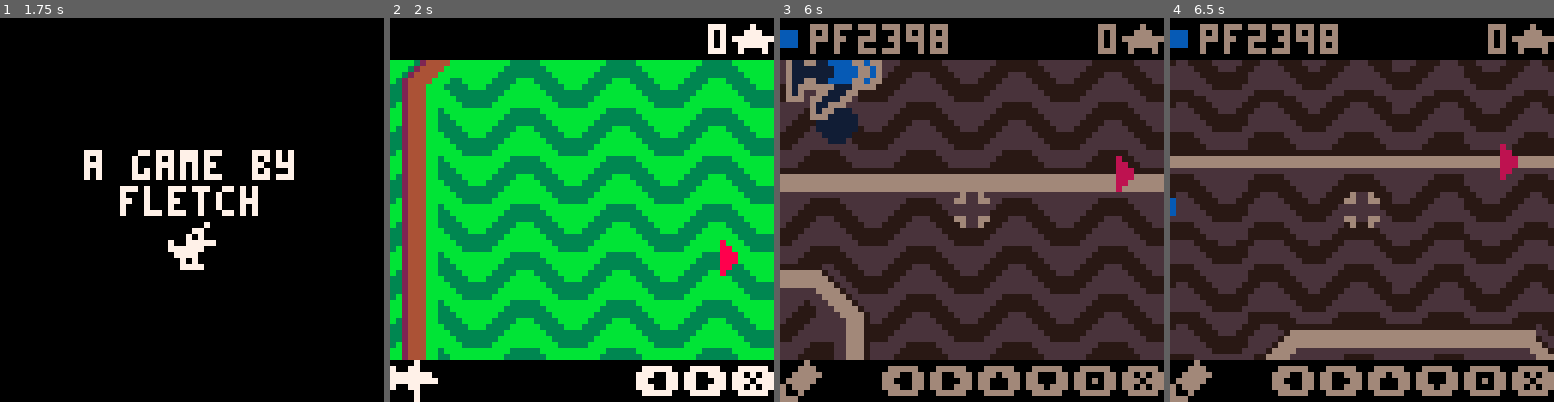
Above: before the commit, frames 1-4 (left to right).
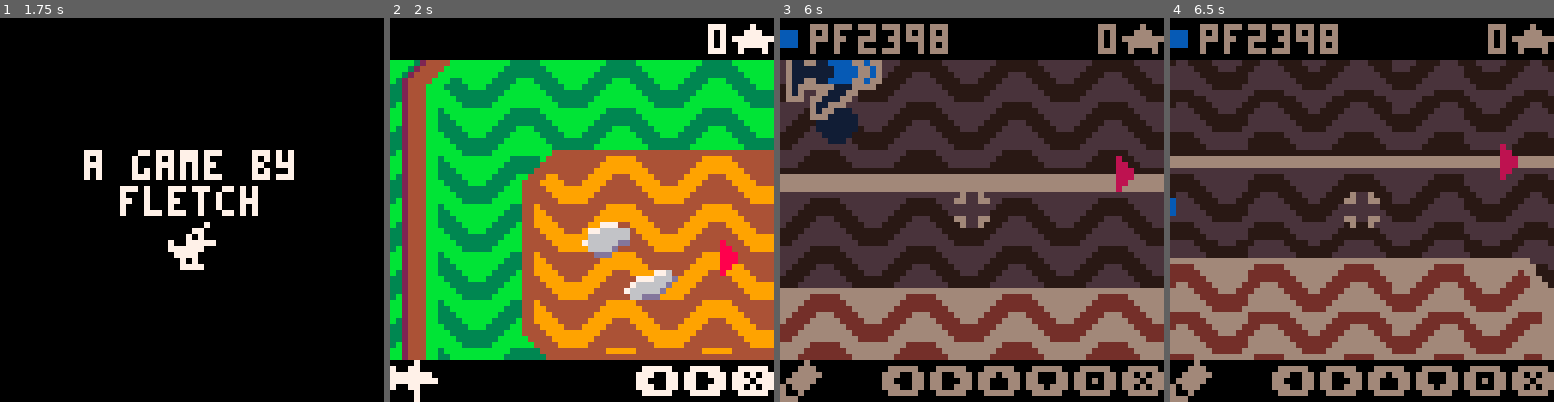
Above: after the commit, the same moments.

Repository: fletchmakes/oops-airlines
Game: PICO-8 cartridge oops-airlines.p8
The game is run twice, just before and just after one commit, with the same random seed, the same clock (stepped at 60 frames per second) and the same inputs.
Inputs:
- Up to frame 1 (1.75 s): tap X (X key) at 0.33, 1.07 s; tap O (Z key) at 0.7, 1.7 s; hold Right from 1.6 s (still down)
- Up to frame 2 (2 s): keep holding Right; tap X (X key) at 1.85 s
- Up to frame 3 (6 s): release Right at 2.1 s; tap O (Z key) every 0.4 s from 2.1 to 5.7 s; hold Up 2.15-2.42 s; hold Right 2.47-3.03 s; tap X (X key) at 2.97, 4.08, 5.2 s; hold Left 3.08-3.58 s; hold Down 3.63-3.97 s; hold Right 4.02-4.68 s; hold Up 4.73-5.03 s; hold Left 5.08-5.68 s; hold Down from 5.73 s (still down)
- Up to frame 4 (6.5 s): release Down at 6.03 s; hold Right from 6.08 s (still down); tap O (Z key) at 6.1 s; tap X (X key) at 6.32 s

Frame 1 is identical in both runs. In frame 2, 35% of the frame differs, in the area x 34-100%, y 34-90%; in frame 3, 19%; in frame 4, 24%.

Commit message:
farm fields

Diff:
--- a/oops-airlines.p8
+++ b/oops-airlines.p8
@@ -1003,8 +1003,8 @@
 	return function()
 		local frame = 30 * seconds
 		while frame > 0 do
+			frame -= 1
 			yield()
-			frame -= 1
 		end
 	end
 end
@@ -1282,12 +1282,12 @@
 4849484948494849484948494849484948494849484948496667686968696869000000000000000000000000000000000000000000000000000000000000000000000000000000000000000000000000000000000000000000000000000000000000000000000000000000000000000000000000000000000000000000000000
 383938391617181918191819181918191a1b3839383938393839383938394849000000000000000000000000000000000000000000000000000000000000000000000000000000000000000000000000000000000000000000000000000000000000000000000000000000000000000000000000000000000000000000000000
 484948492627282928292829282928292a2b4849484948494849484948493839000000000000000000000000000000000000000000000000000000000000000000000000000000000000000000000000000000000000000000000000000000000000000000000000000000000000000000000000000000000000000000000000
-383938393637383938393839383938393a3b3839383938393839383938394849000000000000000000000000000000000000000000000000000000000000000000000000000000000000000000000000000000000000000000000000000000000000000000000000000000000000000000000000000000000000000000000000
-484948494647484948494849484948494a4b4849484948494849484948493839000000000000000000000000000000000000000000000000000000000000000000000000000000000000000000000000000000000000000000000000000000000000000000000000000000000000000000000000000000000000000000000000
-383938393637383938393839383938393a3b3839383938393839383938394849000000000000000000000000000000000000000000000000000000000000000000000000000000000000000000000000000000000000000000000000000000000000000000000000000000000000000000000000000000000000000000000000
-484948494647484948494849484948494a4b4849484948494849484948494849000000000000000000000000000000000000000000000000000000000000000000000000000000000000000000000000000000000000000000000000000000000000000000000000000000000000000000000000000000000000000000000000
-383938393637383938393839383938393a3b3839383938393839383938393839000000000000000000000000000000000000000000000000000000000000000000000000000000000000000000000000000000000000000000000000000000000000000000000000000000000000000000000000000000000000000000000000
-484948494647484948494849484948494a4b4849484948493839383938393839000000000000000000000000000000000000000000000000000000000000000000000000000000000000000000000000000000000000000000000000000000000000000000000000000000000000000000000000000000000000000000000000
+38393839363776777879787978797a7b3a3b3839383938393839383938394849000000000000000000000000000000000000000000000000000000000000000000000000000000000000000000000000000000000000000000000000000000000000000000000000000000000000000000000000000000000000000000000000
+48494849464786878889888988898a8b4a4b4849484948494849484948493839000000000000000000000000000000000000000000000000000000000000000000000000000000000000000000000000000000000000000000000000000000000000000000000000000000000000000000000000000000000000000000000000
+383938393637969798997c7d7c7d9a9b3a3b3839383938393839383938394849000000000000000000000000000000000000000000000000000000000000000000000000000000000000000000000000000000000000000000000000000000000000000000000000000000000000000000000000000000000000000000000000
+484948494647a6a7a8a98c8d8c8daaab4a4b4849484948494849484948494849000000000000000000000000000000000000000000000000000000000000000000000000000000000000000000000000000000000000000000000000000000000000000000000000000000000000000000000000000000000000000000000000
+383938393637b6b7b8b9b8b9b8b9babb3a3b3839383938393839383938393839000000000000000000000000000000000000000000000000000000000000000000000000000000000000000000000000000000000000000000000000000000000000000000000000000000000000000000000000000000000000000000000000
+484948494647c6c7c8c9c8c9c8c9cacb4a4b4849484948493839383938393839000000000000000000000000000000000000000000000000000000000000000000000000000000000000000000000000000000000000000000000000000000000000000000000000000000000000000000000000000000000000000000000000
 383938395657585958595859585958595a5b3839383938394849484948494849000000000000000000000000000000000000000000000000000000000000000000000000000000000000000000000000000000000000000000000000000000000000000000000000000000000000000000000000000000000000000000000000
 484948496667686968696869686968696a6b4849484916171819181918191819000000000000000000000000000000000000000000000000000000000000000000000000000000000000000000000000000000000000000000000000000000000000000000000000000000000000000000000000000000000000000000000000
 3839383938393839383938393839383938393839383926272829282928292829000000000000000000000000000000000000000000000000000000000000000000000000000000000000000000000000000000000000000000000000000000000000000000000000000000000000000000000000000000000000000000000000
@@ -1297,26 +1297,26 @@
 3839383938393839383938393839383938393839383936374c4d4e4f48494849000000000000000000000000000000000000000000000000000000000000000000000000000000000000000000000000000000000000000000000000000000000000000000000000000000000000000000000000000000000000000000000000
 1819181918191819181918191819181918191a1b484946473839484938393839000000000000000000000000000000000000000000000000000000000000000000000000000000000000000000000000000000000000000000000000000000000000000000000000000000000000000000000000000000000000000000000000
 2829282928292829282928292829282928292a2b383956575859585948494849000000000000000000000000000000000000000000000000000000000000000000000000000000000000000000000000000000000000000000000000000000000000000000000000000000000000000000000000000000000000000000000000
-181918191a1b4849484948494849484948493a3b484966676869686968696869000000000000000000000000000000000000000000000000000000000000000000000000000000000000000000000000000000000000000000000000000000000000000000000000000000000000000000000000000000000000000000000000
-282928292a2b3839383938393839383938394a4b383938393839383938394849000000000000000000000000000000000000000000000000000000000000000000000000000000000000000000000000000000000000000000000000000000000000000000000000000000000000000000000000000000000000000000000000
-484948493a3b484948491617181918191a1b3a3b484948494849484948494849000000000000000000000000000000000000000000000000000000000000000000000000000000000000000000000000000000000000000000000000000000000000000000000000000000000000000000000000000000000000000000000000
-383938394a4b383938392627282928292a2b4a4b383938393839383938393839000000000000000000000000000000000000000000000000000000000000000000000000000000000000000000000000000000000000000000000000000000000000000000000000000000000000000000000000000000000000000000000000
-484948493a3b484948493637484948493a3b3a3b484948494849484948494849000000000000000000000000000000000000000000000000000000000000000000000000000000000000000000000000000000000000000000000000000000000000000000000000000000000000000000000000000000000000000000000000
-383938394a4b383938394647383938394a4b4a4b383938393839383938393839000000000000000000000000000000000000000000000000000000000000000000000000000000000000000000000000000000000000000000000000000000000000000000000000000000000000000000000000000000000000000000000000
-484948493a3b484948493637484948493a3b3a3b484948494849484948494849000000000000000000000000000000000000000000000000000000000000000000000000000000000000000000000000000000000000000000000000000000000000000000000000000000000000000000000000000000000000000000000000
-383938394a4b383938394647383938394a4b4a4b383938393839383938393839000000000000000000000000000000000000000000000000000000000000000000000000000000000000000000000000000000000000000000000000000000000000000000000000000000000000000000000000000000000000000000000000
-484948493a3b484948495657585958595a5b3a3b484948494849484948494849000000000000000000000000000000000000000000000000000000000000000000000000000000000000000000000000000000000000000000000000000000000000000000000000000000000000000000000000000000000000000000000000
-383938393a3b383938396667686968696a6b3a3b383938393839383938393839000000000000000000000000000000000000000000000000000000000000000000000000000000000000000000000000000000000000000000000000000000000000000000000000000000000000000000000000000000000000000000000000
-484948494a4b4849484948494849484948494a4b484948494849484948494849000000000000000000000000000000000000000000000000000000000000000000000000000000000000000000000000000000000000000000000000000000000000000000000000000000000000000000000000000000000000000000000000
-…(12 lines of a section not shown)…
+767778797879787978797879787978797a7b3a3b484966676869686968696869000000000000000000000000000000000000000000000000000000000000000000000000000000000000000000000000000000000000000000000000000000000000000000000000000000000000000000000000000000000000000000000000
+868788898889888988898889888988898a8b4a4b383938393839383938394849000000000000000000000000000000000000000000000000000000000000000000000000000000000000000000000000000000000000000000000000000000000000000000000000000000000000000000000000000000000000000000000000
+969798997c7d7c7d7c7d7c7d7c7d7c7d9a9b3a3b484948494849484948494849000000000000000000000000000000000000000000000000000000000000000000000000000000000000000000000000000000000000000000000000000000000000000000000000000000000000000000000000000000000000000000000000
+a6a7a8a98c8d8c8d8c8d8c8d98998c8daaab4a4b383938393839383938393839000000000000000000000000000000000000000000000000000000000000000000000000000000000000000000000000000000000000000000000000000000000000000000000000000000000000000000000000000000000000000000000000
+96977c7d7c7d7c7d7c7d7c8da8a97c7d9a9b3a3b484948494849484948494849000000000000000000000000000000000000000000000000000000000000000000000000000000000000000000000000000000000000000000000000000000000000000000000000000000000000000000000000000000000000000000000000
+a6a78c8d8c8d98998c8d8c8d8c8d8c8daaab4a4b383938393839383938393839000000000000000000000000000000000000000000000000000000000000000000000000000000000000000000000000000000000000000000000000000000000000000000000000000000000000000000000000000000000000000000000000
+96977c7d7c7da8a97c7d7c7d7c7d7c7d9a9b3a3b484948494849484948494849000000000000000000000000000000000000000000000000000000000000000000000000000000000000000000000000000000000000000000000000000000000000000000000000000000000000000000000000000000000000000000000000
+a6a78c8d8c8d8c8d8c8d8c8d8c8d8c8daaab4a4b383938393839383938393839000000000000000000000000000000000000000000000000000000000000000000000000000000000000000000000000000000000000000000000000000000000000000000000000000000000000000000000000000000000000000000000000
+96977c7d7c7d7c7d7c7d7c7d7c7d7c7d9a9b3a3b484948494849484948494849000000000000000000000000000000000000000000000000000000000000000000000000000000000000000000000000000000000000000000000000000000000000000000000000000000000000000000000000000000000000000000000000
+a6a78c8d98998c8d8c8d8c8d8c8d98999a9b3a3b383938393839383938393839000000000000000000000000000000000000000000000000000000000000000000000000000000000000000000000000000000000000000000000000000000000000000000000000000000000000000000000000000000000000000000000000
+96977c8da8a97c7d7c7d7c7d7c7da8a9aaab4a4b484948494849484948494849000000000000000000000000000000000000000000000000000000000000000000000000000000000000000000000000000000000000000000000000000000000000000000000000000000000000000000000000000000000000000000000000
+…(12 lines of a section not shown)…
Not shown, changed: 48 lines of the sprite sheet (__gfx__) section of oops-airlines.p8
Not shown, changed: assets/spritesheet.aseprite
Not shown, changed: spritesheet.png
